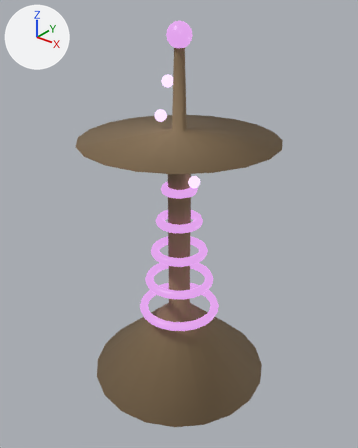
An edit to the glTF model frontend/public/models/tsumugi.glb, drawn before and after from the same camera.
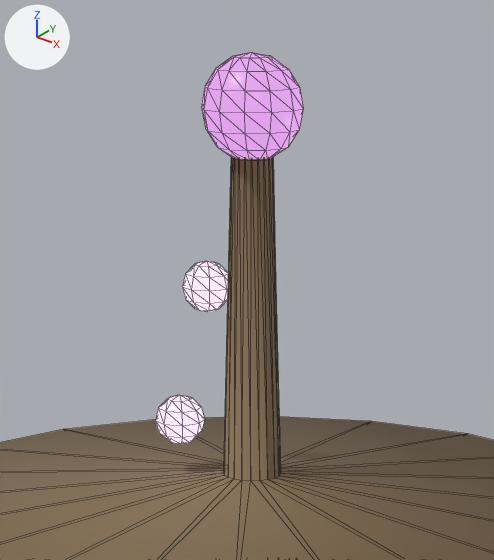
The first picture shows the older version from a 50 mm camera at (1.239, -1.551, 1.194) aimed at (-0.043, 0.052, 0.2). The close-ups show the older and then the newer version on the part from 32% to 68% of the width and 2% to 34% of the height of that picture. Only the edits that show in the close-ups are written down. Every picture has the same lights, and +X, +Y and +Z are marked at upper left. Both versions are drawn at frame 168 of the action 'idle'; the numbers are the values there. The close-ups show mesh edges as thin lines. Vertices at exactly the same position are counted once.

Script lines for the objects in view, before the commit:
```python
ob_bead2 = bpy.data.objects.new('bead2', None)
ob_bead2.parent = ob_node_0
ob_bead2.location = (-0.0754, -0.0268, 0.71)
ob_bead3 = bpy.data.objects.new('bead3', None)
ob_bead3.parent = ob_node_0
ob_bead3.location = (-0.077, 0.0216, 0.84)
ob_mesh_8 = bpy.data.objects.new('Mesh_8', me_mesh_8)
ob_mesh_8.parent = ob_bead2
ob_mesh_8.location = (0.0, 0.0, 0.0)
ob_mesh_9 = bpy.data.objects.new('Mesh_9', me_mesh_9)
ob_mesh_9.parent = ob_bead3
ob_mesh_9.location = (0.0, 0.0, 0.0)
ob_tip = bpy.data.objects.new('tip', me_mesh_10)
ob_tip.parent = ob_node_0
ob_tip.location = (0.0, 0.0, 1.02)
# also in view: 'Mesh_0' at (0.0, 0.0, 0.025)
```
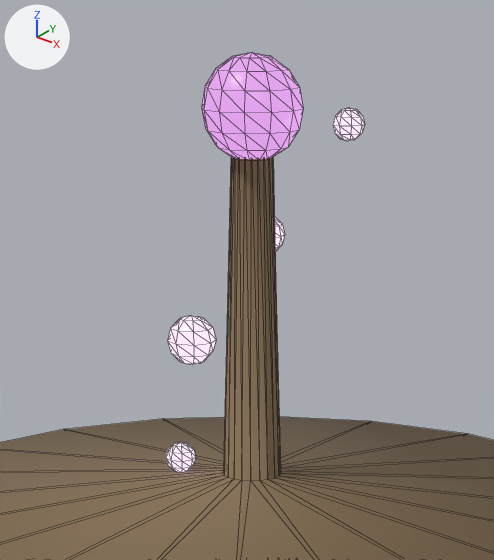
ob_bead2 is not drawn itself; it is the parent of ob_mesh_8.
ob_bead3 is not drawn itself; it is the parent of ob_mesh_9.

Changed parts and their boxes [x1, y1, x2, y2] in the close-ups (494 x 560 px):
'Mesh_9', recoloured, reshaped, moved, turned (not visible afterwards)
    before: [182, 261, 228, 312]
'Mesh_8', recoloured, reshaped, moved, turned (not visible afterwards)
    before: [155, 395, 205, 444]
'Mesh_19', added
    after: [167, 315, 216, 365]
'Mesh_21', added
    after: [333, 107, 364, 141]
'Mesh_18', added
    after: [166, 442, 196, 472]
'Mesh_20', added (mostly hidden)
    after: [275, 217, 285, 252]

The change, as a list of edits to the scene's bpy script:
```text
Change mat_glow_007:
    mat_glow_007.emission_color: (0.896, 0.672, 1.0) -> (0.617, 0.292, 0.687)  # purple #f3d6ff -> purple #ce93d8
Change mat_glow_008:
    mat_glow_008.emission_color: (0.896, 0.672, 1.0) -> (0.617, 0.292, 0.687)  # purple #f3d6ff -> purple #ce93d8
Change me_mesh_8:
    used by ob_mesh_8; parent = ob_bead2; location = (0.0, 0.0, 0.0)
    remove me_mesh_8.from_pydata(...)  # 54 vertices, 80 faces; spans x -0.026..0.026, y -0.026..0.026, z -0.026..0.026
    add me_mesh_8.from_pydata(...)  # 189 vertices, 312 faces; spans x -0.218..0.218, y -0.0069..0.0069, z -0.2164..0.2164
    me_mesh_8 part 1: 54 vertices removed from x -0.026..0.026, y -0.026..0.026, z -0.026..0.026
    other edits to the shape of me_mesh_8 do not show in these pictures
Change me_mesh_9:
    used by ob_mesh_9; parent = ob_bead3; location = (0.0, 0.0, 0.0)
    remove me_mesh_9.from_pydata(...)  # 54 vertices, 80 faces; spans x -0.026..0.026, y -0.026..0.026, z -0.026..0.026
    add me_mesh_9.from_pydata(...)  # 189 vertices, 312 faces; spans x -0.128..0.128, y -0.0069..0.0069, z -0.1271..0.1271
    me_mesh_9 part 2: 54 vertices removed from x -0.026..0.026, y -0.026..0.026, z -0.026..0.026
    other edits to the shape of me_mesh_9 do not show in these pictures
Change ob_bead2:
    ob_bead2.location: (-0.0754, -0.0268, 0.71) -> (-0.0754, -0.0268, 0.67)
Change ob_mesh_8:
    ob_mesh_8.parent: ob_bead2 -> ob_loom
    ob_mesh_8.rotation_euler: (0.0, 0.0, 0.0) -> (1.571, 0.0, 0.0)  # degrees (0, 0, 0) -> degrees (90, 0, 0)
Change ob_bead3:
    ob_bead3.location: (-0.077, 0.0216, 0.84) -> (-0.106, 0.0297, 0.78)
Change ob_mesh_9:
    ob_mesh_9.parent: ob_bead3 -> ob_loom
    ob_mesh_9.rotation_euler: (0.0, 0.0, 0.0) -> (1.571, 0.0, 0.0)  # degrees (0, 0, 0) -> degrees (90, 0, 0)
Add ob_loom:
    ob_loom = bpy.data.objects.new('loom', None)
    ob_loom.parent = ob_node_0
    ob_loom.location = (0.0, 0.0, -0.66)
    ob_loom.rotation_euler = (0.0, 0.0, 3.142)  # degrees (0, 0, 180)
Add ob_mesh_21:
    ob_mesh_21 = bpy.data.objects.new('Mesh_21', me_mesh_21)  # 54 vertices, 80 faces; spans x -0.016..0.016, y -0.016..0.016, z -0.016..0.016; in mat_glow_020 (black #15110d, glowing purple #f3d6ff)
    ob_mesh_21.parent = ob_bead5
    ob_mesh_21.location = (0.0, 0.0, 0.0)
Add ob_bead5:
    ob_bead5 = bpy.data.objects.new('bead5', None)
    ob_bead5.parent = ob_node_0
    ob_bead5.location = (0.0429, 0.101, 1.0)
Add ob_mesh_20:
    ob_mesh_20 = bpy.data.objects.new('Mesh_20', me_mesh_20)  # 54 vertices, 80 faces; spans x -0.021..0.021, y -0.021..0.021, z -0.021..0.021; in mat_glow_019 (black #15110d, glowing purple #f3d6ff)
    ob_mesh_20.parent = ob_bead4
    ob_mesh_20.location = (0.0, 0.0, 0.0)
Add ob_bead4:
    ob_bead4 = bpy.data.objects.new('bead4', None)
    ob_bead4.parent = ob_node_0
    ob_bead4.location = (-0.0386, 0.0693, 0.89)
Add ob_mesh_19:
    ob_mesh_19 = bpy.data.objects.new('Mesh_19', me_mesh_19)  # 54 vertices, 80 faces; spans x -0.026..0.026, y -0.026..0.026, z -0.026..0.026; in mat_glow_018 (black #15110d, glowing purple #f3d6ff)
    ob_mesh_19.parent = ob_bead3
    ob_mesh_19.location = (0.0, 0.0, 0.0)
Add ob_mesh_18:
    ob_mesh_18 = bpy.data.objects.new('Mesh_18', me_mesh_18)  # 54 vertices, 80 faces; spans x -0.016..0.016, y -0.016..0.016, z -0.016..0.016; in mat_glow_017 (black #15110d, glowing purple #f3d6ff)
    ob_mesh_18.parent = ob_bead2
    ob_mesh_18.location = (0.0, 0.0, 0.0)
```
